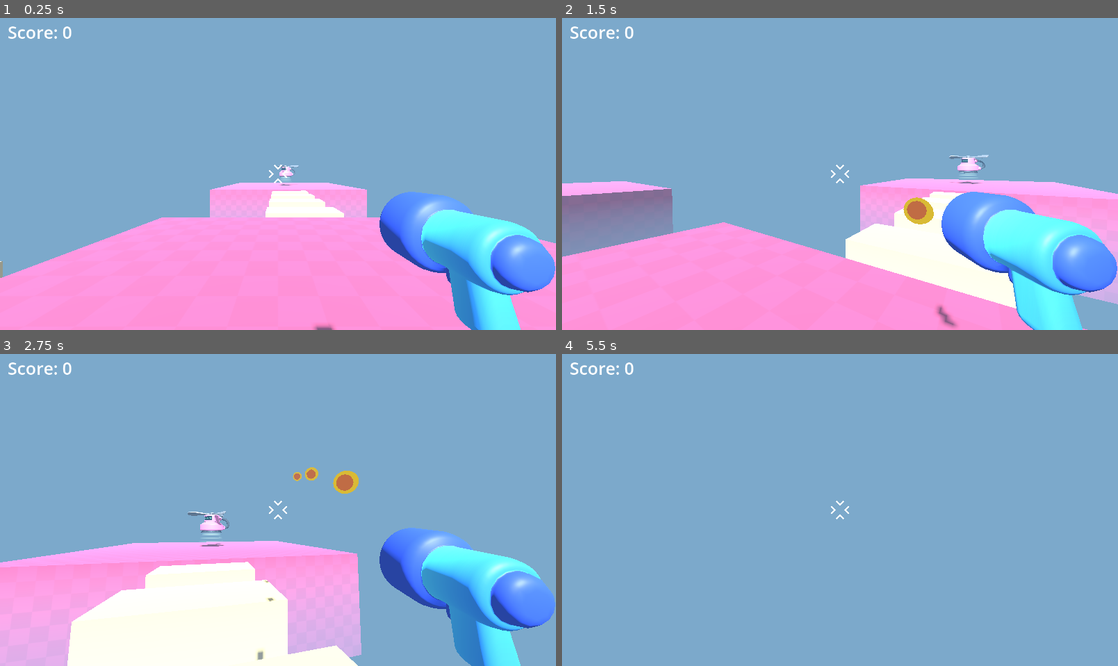
Above: before the commit, frames 1-4 (two rows, left to right).
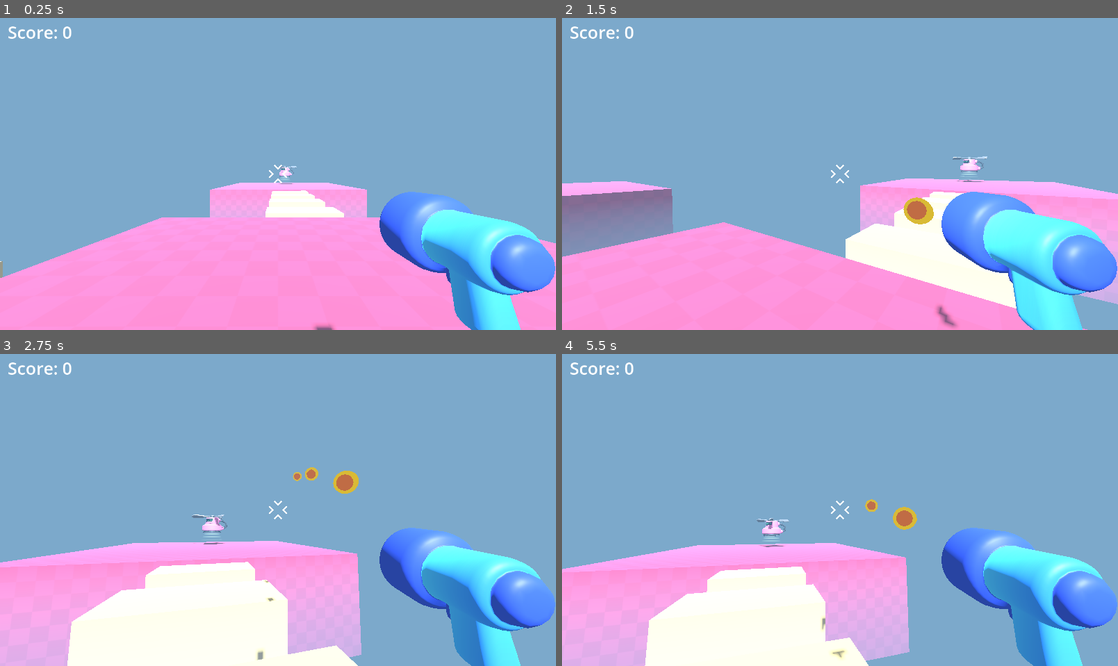
Above: after the commit, the same moments.

Repository: nesherson/survivor-arena-fps
Game: Godot game, scene res://scenes/game/game.tscn
The game is run twice, just before and just after one commit, with the same random seed, the same clock (stepped at 60 frames per second) and the same inputs.
Inputs (mouse positions are in pixels of both pictures, inside the frame that each line leads up to):
- Up to frame 1 (0.25 s): no input
- Up to frame 2 (1.5 s): tap Enter at 0.5 s; move the mouse to (867, 174) at 0.52 s; press the mouse at (867, 174) at 0.53 s; hold W (move_forward) from 0.53 s (still down); tap Space (jump) at 0.77 s; move the mouse to (812, 174) at 1.27 s; release the mouse at (812, 174) at 1.28 s; click (812, 174) at 1.35 s
- Up to frame 3 (2.75 s): keep holding W (move_forward); tap Space (jump) at 1.52 s; move the mouse to (289, 503) at 2.02 s; press the mouse at (289, 503) at 2.03 s
- Up to frame 4 (5.5 s): keep holding W (move_forward); move the mouse to (834, 516) at 2.77 s; release the mouse at (834, 516) at 2.78 s; click (834, 516) at 2.85 s; tap Space (jump) at 3.02, 3.77, 4.52 s; move the mouse to (878, 513) at 3.52 s; press the mouse at (878, 513) at 3.53 s; move the mouse to (795, 506) at 4.27 s; release the mouse at (795, 506) at 4.28 s; click (795, 506) at 4.35 s; move the mouse to (845, 510) at 5.02 s; press the mouse at (845, 510) at 5.03 s

The runs differ from the first frame. In frame 1, less than 0.1% of the frame differs, in the area x 50-54%, y 46-54%; in frame 2, 0.2%; in frame 3, 0.3%; in frame 4, 31%, in the area x 0-100%, y 46-100%.

Commit message:
Add killzone and visual effects

Diff:
--- a/scenes/enemies/mob.tscn
+++ b/scenes/enemies/mob.tscn
@@ -7,6 +7,7 @@
 size = Vector3(1.25739, 0.586609, 0.38269)
 
 [node name="Mob" type="RigidBody3D"]
+collision_layer = 2
 gravity_scale = 0.0
 script = ExtResource("1_pq5na")
 
--- a/scenes/enemies/mob_spawner.tscn
+++ b/scenes/enemies/mob_spawner.tscn
@@ -16,6 +16,5 @@
 [node name="Timer" type="Timer" parent="."]
 unique_name_in_owner = true
 wait_time = 3.0
-autostart = true
 
 [connection signal="timeout" from="Timer" to="." method="_on_timer_timeout"]
--- a/scenes/game/game.tscn
+++ b/scenes/game/game.tscn
@@ -23,6 +23,8 @@
 
 [sub_resource type="LabelSettings" id="LabelSettings_lfrn8"]
 font_size = 42
+
+[sub_resource type="WorldBoundaryShape3D" id="WorldBoundaryShape3D_5i0tg"]
 
 [node name="Game" type="Node3D"]
 script = ExtResource("1_5i0tg")
@@ -164,8 +166,14 @@
 material = ExtResource("3_0sr1o")
 
 [node name="MobSpawner" parent="." instance=ExtResource("5_lfrn8")]
-transform = Transform3D(1, 0, 0, 0, 1, 0, 0, 0, 1, 0, 0, -25)
+transform = Transform3D(1, 0, 0, 0, 1, 0, 0, 0, 1, 0, 0, -28)
 mob_to_spawn = ExtResource("4_kelw5")
+spawn_wait_time = 5.0
+
+[node name="MobSpawner2" parent="." instance=ExtResource("5_lfrn8")]
+transform = Transform3D(1, 0, 0, 0, 1, 0, 0, 0, 1, 0, 0, 29)
+mob_to_spawn = ExtResource("4_kelw5")
+spawn_wait_time = 3.5
 
 [node name="ScoreLabel" type="Label" parent="."]
 unique_name_in_owner = true
@@ -176,4 +184,13 @@
 text = "Score: 0"
 label_settings = SubResource("LabelSettings_lfrn8")
 
+[node name="KillPlane" type="Area3D" parent="."]
+collision_mask = 2
+
+[node name="CollisionShape3D" type="CollisionShape3D" parent="KillPlane"]
+transform = Transform3D(1, 0, 0, 0, 1, 0, 0, 0, 1, 0, -3, 0)
+shape = SubResource("WorldBoundaryShape3D_5i0tg")
+
 [connection signal="mob_spawned" from="MobSpawner" to="." method="_on_mob_spawner_mob_spawned"]
+[connection signal="mob_spawned" from="MobSpawner2" to="." method="_on_mob_spawner_mob_spawned"]
+[connection signal="body_entered" from="KillPlane" to="." method="_on_kill_plane_body_entered"]
--- a/scenes/player/bullet.tscn
+++ b/scenes/player/bullet.tscn
@@ -9,6 +9,7 @@
 [node name="Bullet" type="Area3D"]
 transform = Transform3D(-0.726847, 0, -6.3543e-08, 0, 0.726847, 0, 6.3543e-08, 0, -0.726847, 0, 0, 0)
 top_level = true
+collision_mask = 3
 script = ExtResource("1_j5eos")
 
 [node name="CollisionShape3D" type="CollisionShape3D" parent="."]
--- a/scenes/player/player.tscn
+++ b/scenes/player/player.tscn
@@ -7,6 +7,8 @@
 [sub_resource type="CapsuleShape3D" id="CapsuleShape3D_x7p2l"]
 
 [node name="Player" type="CharacterBody3D"]
+collision_layer = 2
+collision_mask = 3
 script = ExtResource("1_dovo2")
 
 [node name="Collision" type="CollisionShape3D" parent="."]
--- a/scripts/enemies/mob.gd
+++ b/scripts/enemies/mob.gd
@@ -34,8 +34,7 @@
 
 		apply_central_impulse(direction * 5.0 + random_upward_force)
 		timer.start()
-		died.emit()
-
 
 func _on_timer_timeout() -> void:
 	queue_free()
+	died.emit()
--- a/scripts/enemies/mob_spawner.gd
+++ b/scripts/enemies/mob_spawner.gd
@@ -3,10 +3,13 @@
 signal mob_spawned(mob: RigidBody3D)
 
 @export var mob_to_spawn: PackedScene = null
+@export var spawn_wait_time: float = 3.0
 
 @onready var marker = %Marker3D
 @onready var timer = %Timer
 
+func _ready() -> void:
+	timer.start(spawn_wait_time)
 
 func _on_timer_timeout() -> void:
 	var new_mob = mob_to_spawn.instantiate()
--- a/scripts/game/game.gd
+++ b/scripts/game/game.gd
@@ -8,5 +8,19 @@
 	score += 1
 	score_label.text = "Score: " + str(score)
 
+func show_smoke_puff(mob_global_position: Vector3):
+	const SMOKE_PUFF := preload("res://mob/smoke_puff/smoke_puff.tscn")
+	var smoke_puff := SMOKE_PUFF.instantiate()
+
+	add_child(smoke_puff)
+
+	smoke_puff.global_position = mob_global_position
+
 func _on_mob_spawner_mob_spawned(mob: RigidBody3D) -> void:
-	mob.died.connect(increase_score)
+	mob.died.connect(func on_mob_death():
+		increase_score()
+		show_smoke_puff(mob.global_position)
+		)
+
+func _on_kill_plane_body_entered(body: Node3D) -> void:
+	get_tree().reload_current_scene.call_deferred()
Not shown: 1 places in scenes/game/game.tscn that only renumber resources
